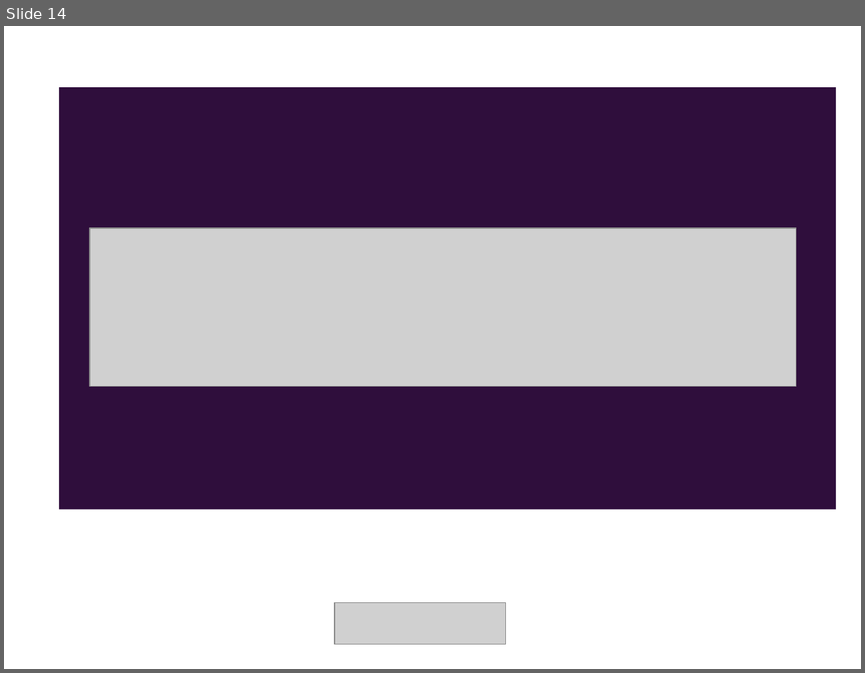
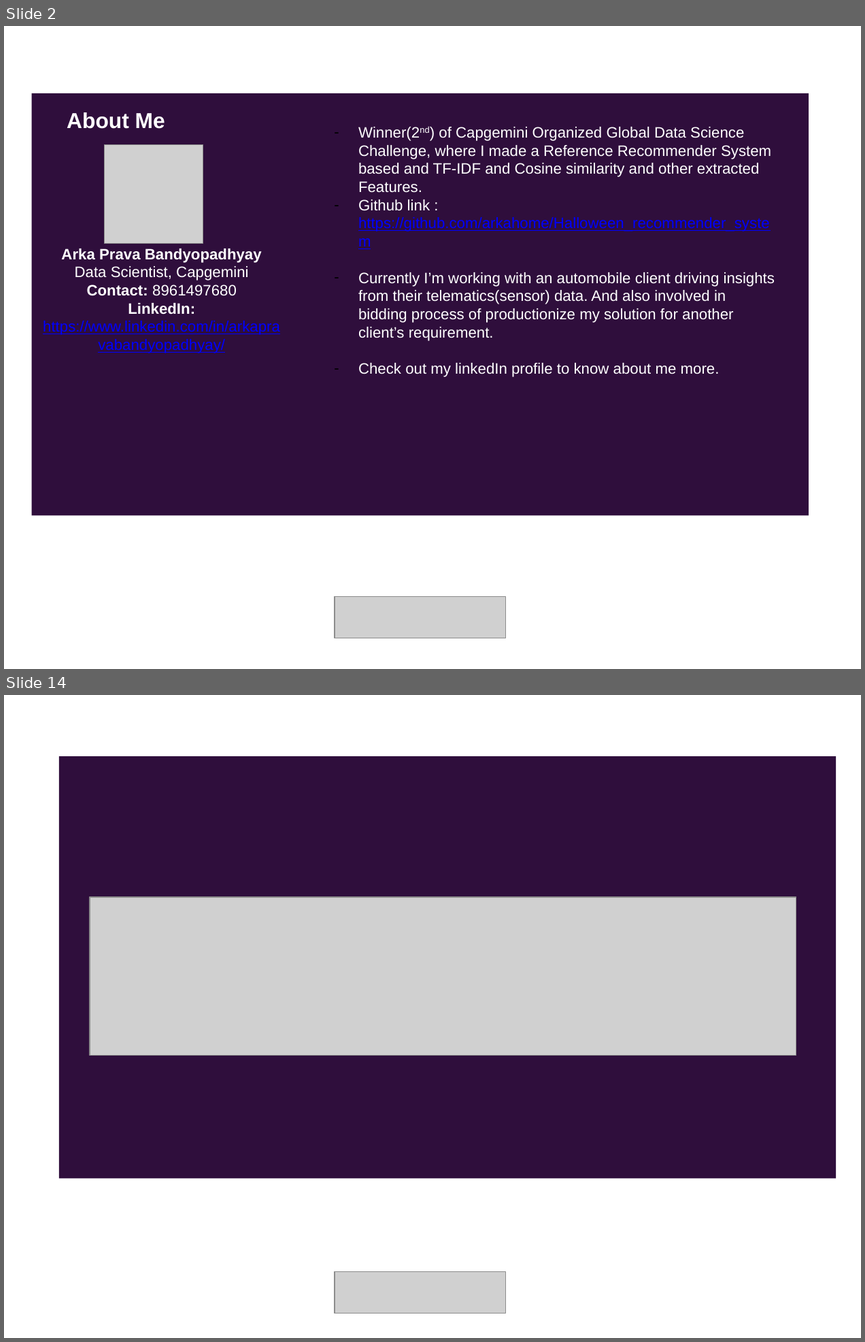
Before and after one commit to arkahome/im-ml, a slide deck: SolutionPresentation.pptx. Shown one above the other, each under a label of ours: slide 14 before the commit, slides 2 and 14 after it; the slides between them are not shown. The pictures are 865x673 and 865x1342 pixels, drawn with LibreOffice and Linux fonts; fonts in the diff are those of the drawing; grey boxes stand for pictures. Boxes give left, top, right and bottom in pixels: in the first picture for what was removed or moved away, otherwise in the second. Text is boxed around its words. In the diff, an @@ line names an element or a change of style, - is before the commit and + after.

```diff
--- a/SolutionPresentation.pptx
+++ b/SolutionPresentation.pptx
@@ slide 2 added at (x1=4, y1=26, x2=861, y2=669), background #FFFFFF @@
@@ rectangle added at (x1=32, y1=93, x2=808, y2=516), fill #2F0E3C @@
@@ text added at (x1=67, y1=112, x2=165, y2=129), 20 pt, text #FFFFFF, bold @@
+About Me
@@ text added at (x1=358, y1=127, x2=774, y2=377), 14 pt, text #FFFFFF @@
+– Winner(2nd) of Capgemini Organized Global Data Science Challenge, where I made a Reference Recommender System based and TF-IDF and Cosine similarity and other extracted Features.
+– Github link : https://github.com/arkahome/Halloween_recommender_system
+– Currently I’m working with an automobile client driving insights from their telematics(sensor) data. And also involved in bidding process of productionize my solution for another client’s requirement.
+– Check out my linkedIn profile to know about me more.
@@ picture added at (x1=104, y1=145, x2=203, y2=244) @@
@@ text added at (x1=43, y1=248, x2=280, y2=335), 14 pt, text #FFFFFF @@
+Arka Prava Bandyopadhyay
+Data Scientist, Capgemini
+Contact: 8961497680
+LinkedIn: https://www.linkedin.com/in/arkapravabandyopadhyay/
@@ picture added at (x1=334, y1=597, x2=505, y2=638) @@
```
Also in this commit, not shown: 12 slides changed, 1 slide removed.
